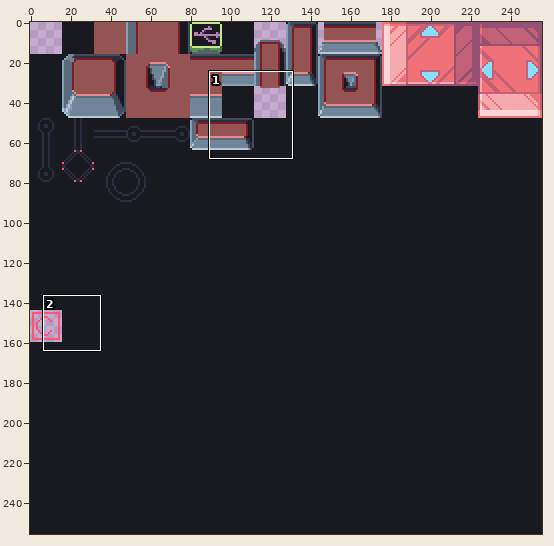
Sprite sheet: public/images/tiles/level3.png. Above, an overview of the earlier version with the close-up marked.
Close-up. The starting point:
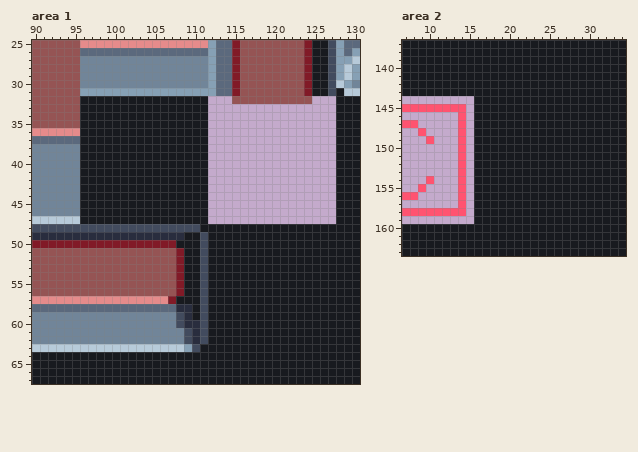
The file is 256x256 pixels. Shown: area 1: x 90..130, y 25..67; area 2: x 7..34, y 137..163.
New version:
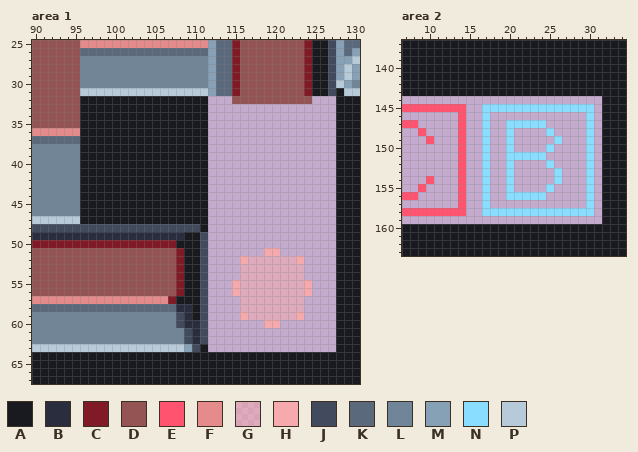
Palette (. is transparent): A #181a1f  B #292d3e  C #811a27  D #955454  E #ff5370  F #e58b8b  G #f6aaae85  H #f6aaae  J #424b5e  K #5b697d  L #718599  M #86a0b5  N #89ddff  P #b7cad9
Difference:
Changed rows in their new state; - is an unchanged pixel.
Area 1:
first column x 96:
31 PPPPPPPPPPPPPPPP
first column x 112:
48 ................
49 ................
50 ................
51 .......HH.......
52 ....HGGGGGGH....
53 ....GGGGGGGG....
54 ....GGGGGGGG....
55 ...HGGGGGGGGH...
56 ...HGGGGGGGGH...
57 ....GGGGGGGG....
58 ....GGGGGGGG....
59 ....HGGGGGGH....
60 .......HH.......
61 ................
62 ................
63 ................
Area 2:
first column x 16:
144 ................
145 .NNNNNNNNNNNNNN.
146 .N............N.
147 .N..NNNNN.....N.
148 .N..N....N....N.
149 .N..N.....N...N.
150 .N..N....N....N.
151 .N..NNNNN.....N.
152 .N..N....N....N.
153 .N..N.....N...N.
154 .N..N.....N...N.
155 .N..N....N....N.
156 .N..NNNNN.....N.
157 .N............N.
158 .NNNNNNNNNNNNNN.
159 ................
Boxes around the changes in both close-ups, in picture pixels (x1, y1, x2, y2):
changed: (80, 88, 208, 96)
changed: (208, 224, 336, 352)
changed: (474, 96, 602, 224)
